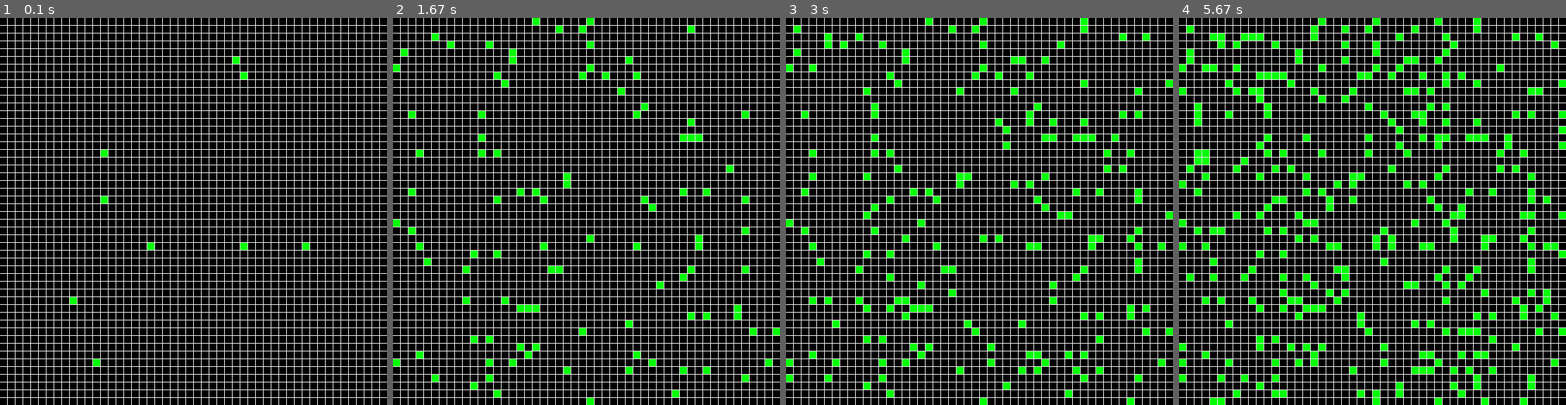
Above: before the commit, frames 1-4 (left to right).
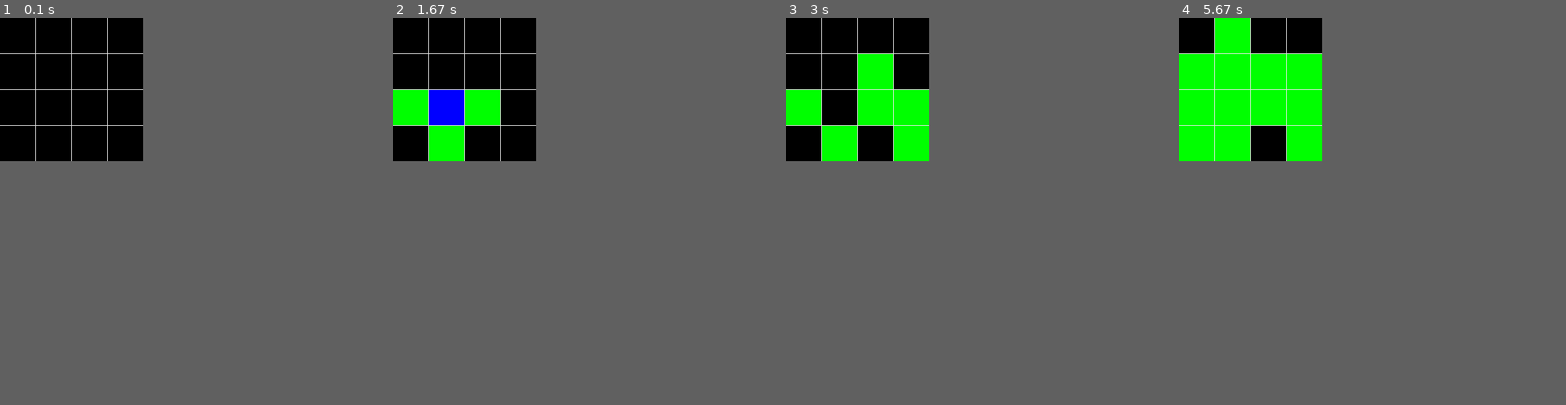
Above: after the commit, the same moments.

Repository: heyhuyen/pygame-of-life
Game: pygame game, started from pygame_sample.py
Two runs of this game, one before a commit and one after it. Both use one fixed random seed, a clock stepped at 60 frames per second and the inputs below. The source is Python 2; it was converted automatically to run under Python 3.
Inputs (mouse positions are in pixels of both pictures, inside the frame that each line leads up to):
- Up to frame 1 (0.1 s): no input
- Up to frame 2 (1.67 s): press the mouse at (427, 91) at 0.37 s; move the mouse to (454, 107) at 0.47 s; release the mouse at (478, 122) at 0.6 s; click (420, 122) at 0.8 s; press the mouse at (420, 122) at 1.1 s; move the mouse to (439, 126) at 1.2 s; move the mouse to (458, 126) at 1.3 s; release the mouse at (458, 126) at 1.33 s; press the mouse at (420, 122) at 1.5 s; move the mouse to (458, 118) at 1.6 s
- Up to frame 3 (3 s): release the mouse at (894, 110) at 1.73 s; press the mouse at (813, 122) at 1.9 s; move the mouse to (859, 126) at 2 s; release the mouse at (905, 126) at 2.13 s; press the mouse at (813, 122) at 2.3 s; move the mouse to (851, 91) at 2.4 s; release the mouse at (886, 64) at 2.53 s; click (816, 60) at 2.8 s
- Up to frame 4 (5.67 s): press the mouse at (1209, 60) at 3.1 s; move the mouse to (1213, 60) at 3.2 s; move the mouse to (1217, 64) at 3.3 s; release the mouse at (1217, 64) at 3.33 s; press the mouse at (1209, 60) at 3.5 s; move the mouse to (1206, 103) at 3.6 s; release the mouse at (1206, 141) at 3.73 s; press the mouse at (1209, 60) at 3.9 s; move the mouse to (1213, 79) at 4 s; release the mouse at (1221, 99) at 4.13 s; move the mouse to (1298, 87) at 4.27 s; click (1298, 87) at 4.4 s; press the mouse at (1298, 87) at 4.7 s; move the mouse to (1271, 68) at 4.8 s; release the mouse at (1240, 45) at 4.93 s
The window is 549x549 before the commit and 203x203 after it. Grey fills any space a smaller window leaves; there, only what the larger window draws over its background counts as a difference.

The runs differ from the first frame. In frame 1, 18% of the frame differs, in the area x 0-100%, y 0-100%; in frame 2, 23%; in frame 3, 27%; in frame 4, 34%.

Commit message:
mouse events for hover, select and live cells working but can't deselect yet.

Diff:
--- a/pygame_sample.py
+++ b/pygame_sample.py
@@ -2,18 +2,7 @@
 import pygame
 import random
 import sys
-
-GRID_SIZE = 50
-CELL_SIZE = 10
-LINE_WIDTH = 1
-SIZE = GRID_SIZE * CELL_SIZE + LINE_WIDTH * (GRID_SIZE - 1)
-SCREEN_SIZE = (SIZE, SIZE)
-
-GREEN = (0, 255, 0)
-WHITE = (255, 255, 255)
-GRAY = (230, 230, 230)
-BLACK = (0, 0, 0)
-BG_COLOR = BLACK
+from pygame.locals import *
 
 def draw_lines(surface):
     for x in range(1, GRID_SIZE):
@@ -21,29 +10,76 @@
         pygame.draw.line(surface, GRAY, (pos, 0), (pos, SIZE), LINE_WIDTH)
         pygame.draw.line(surface, GRAY, (0, pos), (SIZE, pos), LINE_WIDTH)
 
-def draw_live_cell(surface, (x,y)):
-    x_pos = x*(CELL_SIZE + LINE_WIDTH)
-    y_pos = y*(CELL_SIZE + LINE_WIDTH)
+def draw_cell(surface, color, (i, j)):
+    # invert coordinates for drawing
+    x_pos = j * (CELL_SIZE + LINE_WIDTH)
+    y_pos = i * (CELL_SIZE + LINE_WIDTH)
     coords = (x_pos, y_pos, CELL_SIZE, CELL_SIZE)
-    #live_list.append(pygame.draw.rect(surface, GREEN, coords))
-    pygame.draw.rect(surface, GREEN, coords)
+    pygame.draw.rect(surface, color, coords)
 
-#live_list = []
+def draw_cells(surface, rects):
+    for rect in rects:
+        draw_cell(surface, rect[0], rect[1])
+
+def get_cell_indices((x,y)):
+    if x in range(1, SIZE-1) and y in range(1, SIZE-1):
+        cellnline = (CELL_SIZE + LINE_WIDTH)
+        i = y / cellnline
+        j = x / cellnline
+        if y % cellnline == 0 and x % cellnline == 0:
+            return None
+        return (i,j)
+    return None
+
+# drawing sizes
+GRID_SIZE = 4
+CELL_SIZE = 50
+LINE_WIDTH = 1
+SIZE = GRID_SIZE * CELL_SIZE + LINE_WIDTH * (GRID_SIZE - 1)
+SCREEN_SIZE = (SIZE, SIZE)
+
+# drawing colors
+GREEN = (0, 255, 0)
+WHITE = (255, 255, 255)
+GRAY = (230, 230, 230)
+BLACK = (0, 0, 0)
+BG_COLOR = BLACK
+
+# cell state colors
+ALIVE = GREEN
+HOVER = (0, 0, 255)
+SELECT = (255, 0, 0)
+
+# use (x, y) for drawing coordinates
+# use (i, j) for grid cell indices
 
 if __name__ == "__main__":
     pygame.init()
+    mainclock = pygame.time.Clock()
     screen = pygame.display.set_mode(SCREEN_SIZE)
     pygame.display.set_caption('The Game of LIFE')
-    screen.fill(BG_COLOR)
-    draw_lines(screen)
-    pygame.display.update()
+    live_cells = []
     while True:
+        rect_list = []
         for event in pygame.event.get():
-            if event.type == pygame.QUIT:
+            if event.type == QUIT:
                 pygame.quit()
                 sys.exit()
-        #if len(live_list) > 0:
-        #    live_list[-1].
-        draw_live_cell(screen, (random.choice(range(0,GRID_SIZE)), random.choice(range(0, GRID_SIZE))))
+            elif event.type == MOUSEMOTION:
+                cell = get_cell_indices(event.pos)
+                if cell:
+                    rect_list.append((HOVER, cell))
+            elif event.type == MOUSEBUTTONDOWN:
+                cell = get_cell_indices(event.pos)
+                if cell:
+                    rect_list.append((SELECT, cell))
+            elif event.type == MOUSEBUTTONUP:
+                cell = get_cell_indices(event.pos)
+                if cell:
+                    live_cells.append((ALIVE, cell))
+        screen.fill(BG_COLOR)
+        draw_lines(screen)
+        draw_cells(screen, rect_list)
+        draw_cells(screen, live_cells)
         pygame.display.update()
-        #live_list.pop()
+        mainclock.tick(10)
